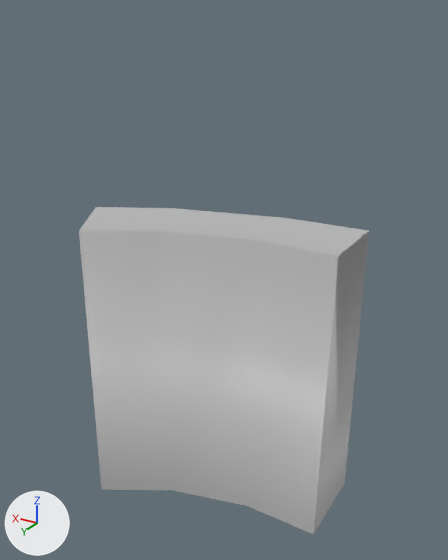
Two versions of the FBX model Jade_Runner_Unity_Official/Assets/Models/Enviro/Bamboo cut up models/30_out_collide.fbx, one commit apart.
One viewpoint serves both versions: a 50 mm camera at (19.8, 1.07, 6.03) aimed at (23.52, -5.13, 2.92). The axes (+X, +Y, +Z) are drawn at lower left. The lights are the same throughout. Where no turn or scale is listed for an object, it has been applied to the vertices.

The first picture shows 'pasted__pCylinder11'.
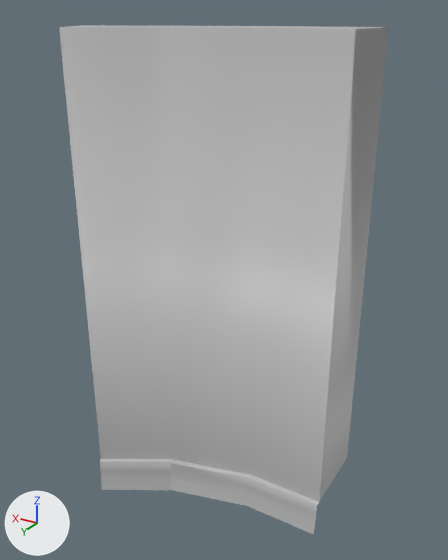
Edits to the scene script, one JSON object a line:
```json
{"block": "me_mesh", "where": "# used by ob_pasted__pcylinder11; location = (24.02, -4.52, -0.22)"}
{"op": "remove", "block": "me_mesh", "code": "me_mesh.from_pydata(...)  # 16 vertices, 11 faces; spans x -2.06..1.43, y -1.41..0.5, z 0.0..3.85"}
{"op": "add", "block": "me_mesh", "code": "me_mesh.from_pydata(...)  # 32 vertices, 23 faces; spans x -1.74..1.74, y -2.3..-0.4, z -0.24..5.88"}
{"block": "me_mesh", "change": "me_mesh part 1: the whole mesh is rebuilt"}
{"op": "set", "path": "ob_pasted__pcylinder11.location", "old": "(24.02, -4.52, -0.22)", "new": "(23.71, -3.62, 0.01)"}
```

What differs and where, as boxes [x1, y1, x2, y2] in the pictures (448 x 560 px):
```json
{"object": "pasted__pCylinder11", "change": "reshaped, moved", "before": [79, 207, 369, 535], "after": [59, 25, 389, 534], "on screen": "14% wider, 55% taller"}
```
